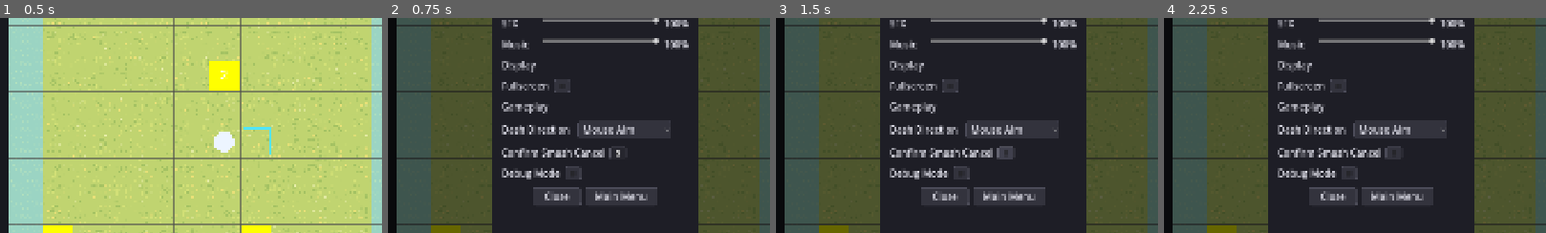
Above: before the commit, frames 1-4 (left to right).
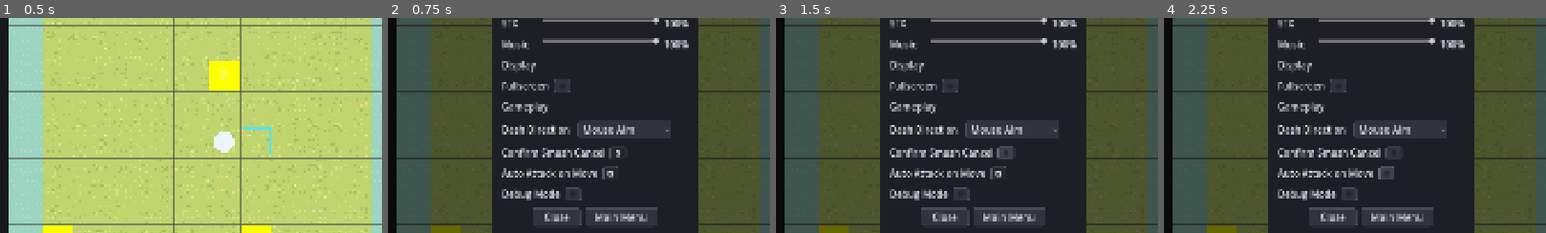
Above: after the commit, the same moments.

Repository: tomchang25/dash-and-slash
Game: Godot game, scene res://game/tick_arena/tick_arena.tscn
Two runs of this game, one before a commit and one after it. Both use one fixed random seed, a clock stepped at 60 frames per second and the inputs below.
Inputs (mouse positions are % of the whole screen's width and height, from its top left):
- Up to frame 1 (0.5 s): no input
- Up to frame 2 (0.75 s): click "SET" at 0.5 s
- Up to frame 3 (1.5 s): click (53, 57) at 1.25 s
- Up to frame 4 (2.25 s): click (52, 61) at 2.02 s
The pictures show only the part of the screen within x 23-73%, y 25-75%; the shares and areas given below are measured in that part.

Frame 1 is identical in both runs. In frame 2, 3.3% of the frame differs, in the area x 29-71%, y 68-97%; in frame 3, 3.3%; in frame 4, 3.4%.

Commit message:
feat(tick-arena): add auto attack on move setting
- Add a persisted setting and overlay toggle for attacking enemies by moving into their cell
- Route blocked movement into normal attack resolution when attack mode and the preference are active
- Cover enabled and disabled auto-attack movement behavior in verb tests

Diff:
--- a/game/shared/settings_overlay/settings_overlay.gd
+++ b/game/shared/settings_overlay/settings_overlay.gd
@@ -17,6 +17,7 @@
 @onready var _fullscreen_check: CheckBox = %FullscreenCheck
 @onready var _dash_direction_option: OptionButton = %DashDirectionOption
 @onready var _confirm_smash_cancel_check: CheckBox = %ConfirmSmashCancelCheck
+@onready var _auto_attack_on_move_check: CheckBox = %AutoAttackOnMoveCheck
 @onready var _debug_check: CheckBox = %DebugCheck
 @onready var _close_btn: Button = %CloseButton
 @onready var _main_menu_btn: Button = %MainMenuButton
@@ -34,6 +35,7 @@
     _fullscreen_check.toggled.connect(_on_fullscreen_toggled)
     _dash_direction_option.item_selected.connect(_on_dash_direction_selected)
     _confirm_smash_cancel_check.toggled.connect(_on_confirm_smash_cancel_toggled)
+    _auto_attack_on_move_check.toggled.connect(_on_auto_attack_on_move_toggled)
     _debug_check.toggled.connect(_on_debug_toggled)
     _close_btn.pressed.connect(_on_close_pressed)
     _main_menu_btn.pressed.connect(_on_main_menu_pressed)
@@ -83,6 +85,11 @@
     SettingsStore.save_settings()
 
 
+func _on_auto_attack_on_move_toggled(pressed: bool) -> void:
+    SettingsStore.auto_attack_on_move = pressed
+    SettingsStore.save_settings()
+
+
 func _on_debug_toggled(pressed: bool) -> void:
     Debug.set_debug_mode(pressed)
 
@@ -108,6 +115,7 @@
     _fullscreen_check.set_pressed_no_signal(SettingsStore.fullscreen)
     _select_dash_direction_option()
     _confirm_smash_cancel_check.set_pressed_no_signal(SettingsStore.confirm_smash_cancel)
+    _auto_attack_on_move_check.set_pressed_no_signal(SettingsStore.auto_attack_on_move)
     _debug_check.set_pressed_no_signal(SettingsStore.debug_mode)
 
 
--- a/game/shared/settings_overlay/settings_overlay.tscn
+++ b/game/shared/settings_overlay/settings_overlay.tscn
@@ -179,6 +179,19 @@
 unique_name_in_owner = true
 layout_mode = 2
 
+[node name="AutoAttackOnMoveRow" type="HBoxContainer" parent="CenterControl/Panel/MarginContainer/RootVBox"]
+layout_mode = 2
+theme_override_constants/separation = 12
+
+[node name="AutoAttackOnMoveLabel" type="Label" parent="CenterControl/Panel/MarginContainer/RootVBox/AutoAttackOnMoveRow"]
+custom_minimum_size = Vector2(180, 0)
+layout_mode = 2
+text = "Auto Attack on Move"
+
+[node name="AutoAttackOnMoveCheck" type="CheckBox" parent="CenterControl/Panel/MarginContainer/RootVBox/AutoAttackOnMoveRow"]
+unique_name_in_owner = true
+layout_mode = 2
+
 [node name="DebugRow" type="HBoxContainer" parent="CenterControl/Panel/MarginContainer/RootVBox"]
 layout_mode = 2
 theme_override_constants/separation = 12
--- a/game/tick_arena/combat/tick_action_controller.gd
+++ b/game/tick_arena/combat/tick_action_controller.gd
@@ -135,11 +135,15 @@
 ## Movement requires confirmation to cancel an armed Smash windup, same as an explicit right-click
 ## cancel; the move itself is withheld this tick while the confirmation popup is pending. Move is one
 ## of the two Speed-eligible actions: a full meter spends here and lets this step skip world advancement.
+## When the SettingsStore auto-attack-on-move preference is on and Attack Mode is active with no Smash
+## armed, walking into an enemy's cell swings at it instead of just denying the move.
 func _verb_move(dir: Vector2i) -> Dictionary:
     if not _try_cancel_smash_windup():
         return _verb_illegal()
     var target := player.cell + dir
     if not engine.is_cell_open_for_player(target):
+        if SettingsStore.auto_attack_on_move and _confirm_is_attack() and engine.enemy_at(target) != null:
+            return _resolve_attack(dir)
         view.flash_deny(target)
         return _verb_illegal()
     _tick_player_action_upkeep()
@@ -167,7 +171,12 @@
 ## free. Normal attack is the second Speed-eligible action, accounted for the same way as move.
 func _verb_attack() -> Dictionary:
     cancel_smash_windup()
-    var aim := _aim_context.aim_direction()
+    return _resolve_attack(_aim_context.aim_direction())
+
+
+## Shared normal-attack resolution for the mouse-aim confirm and the move-into-enemy auto-attack:
+## both swing at the given adjacent direction and consume the tick the same way, whiff or hit.
+func _resolve_attack(aim: Vector2i) -> Dictionary:
     _last_aim = aim
     var target := player.cell + aim
     _tick_player_action_upkeep()
--- a/global/autoloads/settings_store.gd
+++ b/global/autoloads/settings_store.gd
@@ -16,6 +16,7 @@
 var fullscreen: bool = false
 var dash_direction_mode: String = DASH_DIRECTION_MODE_MOUSE
 var confirm_smash_cancel: bool = true
+var auto_attack_on_move: bool = true
 var debug_mode: bool = false:
     set(value):
         if debug_mode == value:
@@ -55,6 +56,7 @@
         "dash_direction_mode": dash_direction_mode,
         "debug_mode": debug_mode,
         "confirm_smash_cancel": confirm_smash_cancel,
+        "auto_attack_on_move": auto_attack_on_move,
     }
     var file := FileAccess.open(SETTINGS_PATH, FileAccess.WRITE)
     if file == null:
@@ -84,6 +86,7 @@
     set_dash_direction_mode(str(data.get("dash_direction_mode", dash_direction_mode)))
     debug_mode = bool(data.get("debug_mode", debug_mode))
     confirm_smash_cancel = bool(data.get("confirm_smash_cancel", confirm_smash_cancel))
+    auto_attack_on_move = bool(data.get("auto_attack_on_move", auto_attack_on_move))
 
 
 ## Sets the persisted dash direction preference, falling back to mouse aim for unknown values.
--- a/test/unit/test_tick_action_controller_verbs.gd
+++ b/test/unit/test_tick_action_controller_verbs.gd
@@ -20,17 +20,21 @@
     extends TickEngine
 
     var advance_world_count := 0
+    var blocked_cell: Vector2i = Vector2i(-999, -999)
+    var enemy_at_blocked_cell: GridEnemy = null
 
 
     func advance_world() -> void:
         advance_world_count += 1
 
 
-    func is_cell_open_for_player(_target_cell: Vector2i) -> bool:
-        return true
-
-
-    func enemy_at(_target_cell: Vector2i) -> GridEnemy:
+    func is_cell_open_for_player(target_cell: Vector2i) -> bool:
+        return target_cell != blocked_cell
+
+
+    func enemy_at(target_cell: Vector2i) -> GridEnemy:
+        if target_cell == blocked_cell:
+            return enemy_at_blocked_cell
         return null
 
 
@@ -126,6 +130,49 @@
     assert_eq(player.dash_cooldown, TickCombatRules.DASH_COOLDOWN_TICKS, "the Dash used this action should not immediately tick down")
     assert_eq(player.smash_cooldown, 1, "existing cooldowns still tick before the Dash resolves")
     assert_eq(engine.advance_world_count, 1)
+
+
+## Regression for the auto-attack-on-move handling: with the SettingsStore preference on, walking
+## into an enemy's cell swings at it instead of just denying the move.
+func test_move_into_enemy_attacks_when_auto_attack_on_move_enabled() -> void:
+    var prior_setting := SettingsStore.auto_attack_on_move
+    SettingsStore.auto_attack_on_move = true
+    var context := _make_controller_context()
+    var controller: TickActionController = context["controller"]
+    var player: FakePlayer = context["player"]
+    var engine: FakeEngine = context["engine"]
+    var view: FakeView = context["view"]
+    var target := player.cell + Vector2i.RIGHT
+    engine.blocked_cell = target
+    engine.enemy_at_blocked_cell = autofree(GridEnemy.new())
+
+    controller.handle_verb(TickVerb.move(Vector2i.RIGHT))
+
+    assert_true(view.swung_cells.has(target), "auto-attack should swing at the blocking enemy's cell")
+    assert_false(view.denied_cells.has(target), "auto-attack should not also flash a deny on the same cell")
+    assert_true(player.moved_to.is_empty(), "swinging at the enemy should not move the player into its cell")
+    SettingsStore.auto_attack_on_move = prior_setting
+
+
+## Counterpart to the enabled case above: with the preference off, walking into an enemy still just
+## denies the move, matching pre-auto-attack behavior.
+func test_move_into_enemy_denies_when_auto_attack_on_move_disabled() -> void:
+    var prior_setting := SettingsStore.auto_attack_on_move
+    SettingsStore.auto_attack_on_move = false
+    var context := _make_controller_context()
+    var player: FakePlayer = context["player"]
+    var engine: FakeEngine = context["engine"]
+    var view: FakeView = context["view"]
+    var controller: TickActionController = context["controller"]
+    var target := player.cell + Vector2i.RIGHT
+    engine.blocked_cell = target
+    engine.enemy_at_blocked_cell = autofree(GridEnemy.new())
+
+    controller.handle_verb(TickVerb.move(Vector2i.RIGHT))
+
+    assert_true(view.denied_cells.has(target), "move into an enemy should deny when the setting is off")
+    assert_true(view.swung_cells.is_empty(), "no auto-attack swing should fire when the setting is off")
+    SettingsStore.auto_attack_on_move = prior_setting
 
 
 func _make_controller_context() -> Dictionary:
